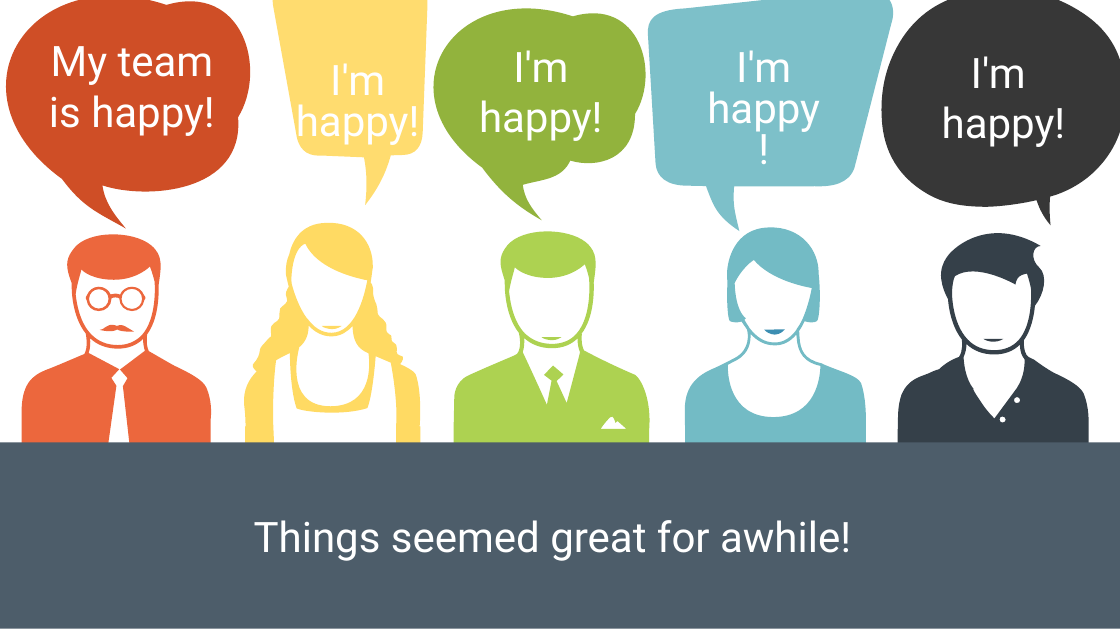
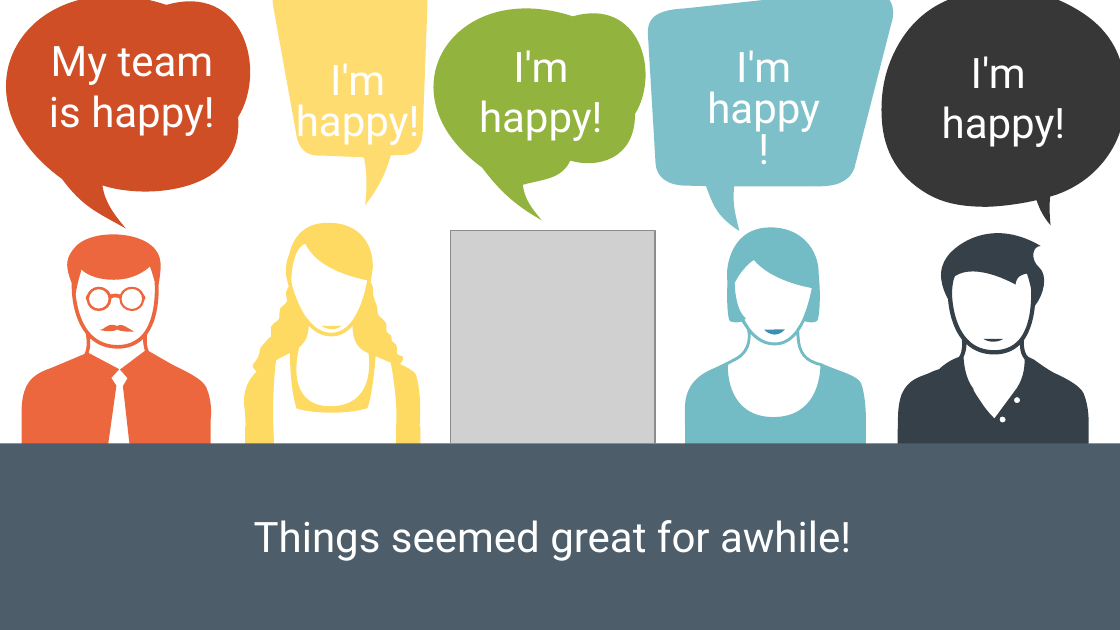
Before and after one commit to spetryjohnson/Talk---Hiring--Firing--and-Inspiring, a slide deck: slide 5 of Hiring, Firing, and Inspiring.pptx. Drawn at 1120x630 pixels with LibreOffice and Linux fonts; fonts in the diff are those of the drawing; grey boxes stand for pictures. Boxes give left, top, right and bottom in pixels: in the first picture for what was removed or moved away, otherwise in the second. Text is boxed around its words. In the diff, an @@ line names an element or a change of style, - is before the commit and + after.

```diff
--- a/Hiring, Firing, and Inspiring.pptx
+++ b/Hiring, Firing, and Inspiring.pptx
@@ picture added at [450,230,655,442] @@
@@ freeform shape removed at [454,227,652,467] @@
@@ freeform shape removed at [542,337,562,340] @@
```
Also in this commit, not shown: 12 other slides changed, 5 slides added, 1 slide removed.
